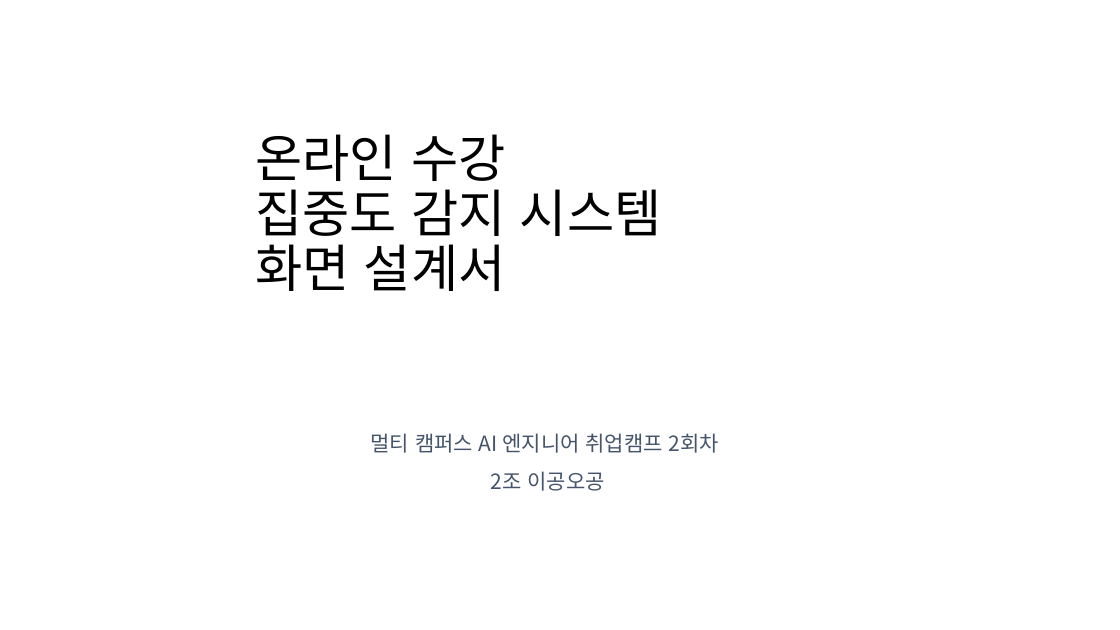
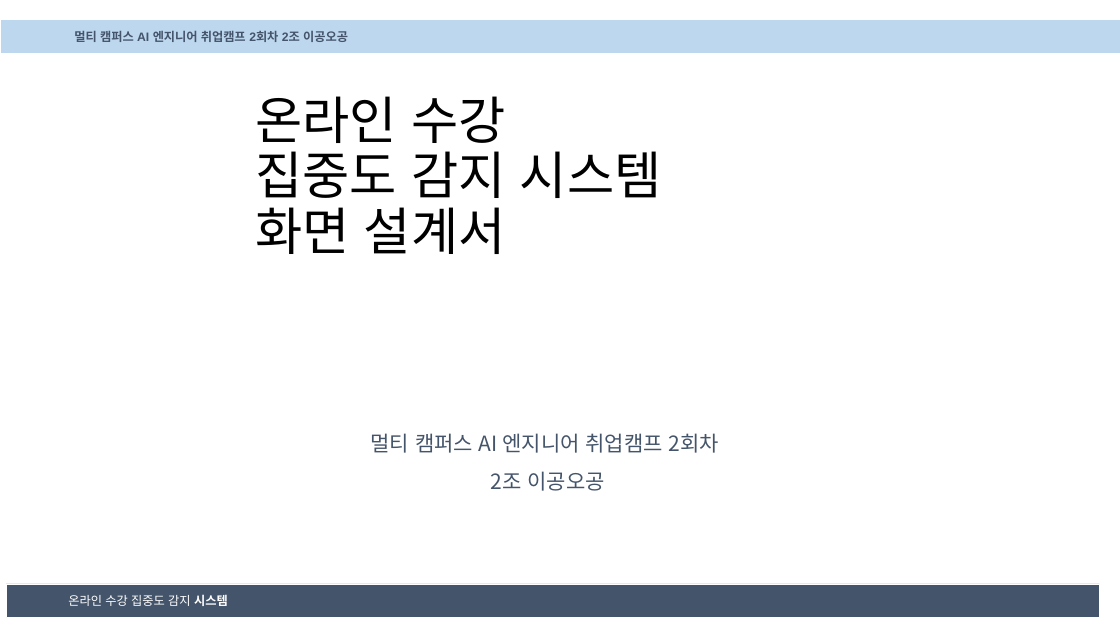
Before and after one commit to CQ-01/DrowsyDetect, a slide deck: slide 1 of concentration_detect/2조_이공오공_화면설계서.pptx. Drawn at 1120x630 pixels with LibreOffice and Linux fonts; fonts in the diff are those of the drawing. Boxes give left, top, right and bottom in pixels: in the first picture for what was removed or moved away, otherwise in the second. Text is boxed around its words. In the diff, an @@ line names an element or a change of style, - is before the commit and + after.

```diff
--- a/concentration_detect/2조_이공오공_화면설계서.pptx
+++ b/concentration_detect/2조_이공오공_화면설계서.pptx
@@ rectangle added at (0,19,1120,53), fill #BDD7EE, outline #FFFFFF 0.75 pt @@
@@ text added at (74,31,348,42), 10.5 pt, text #44546A, bold @@
+멀티 캠퍼스 AI 엔지니어 취업캠프 2회차 2조 이공오공
@@ text "온라인 수강 집중도 감지 시스템": place and size @@
-text "온라인 수강 집중도 감지 시스템" at (255,134,662,291)
+text "온라인 수강 집중도 감지 시스템" at (255,96,662,254)
@@ text "온라인 수강 집중도 감지 시스템" at (255,96,662,254): font Noto Sans CJK KR to Noto Sans CJK JP @@
@@ rectangle added at (6,584,1100,618), fill #44546A, outline #FFFFFF 0.75 pt @@
@@ text added at (68,594,228,606), 10.5 pt, text #FFFFFF @@
+온라인 수강 집중도 감지 시스템
```
Also in this commit, not shown: 4 other slides changed, 1 slide added.
